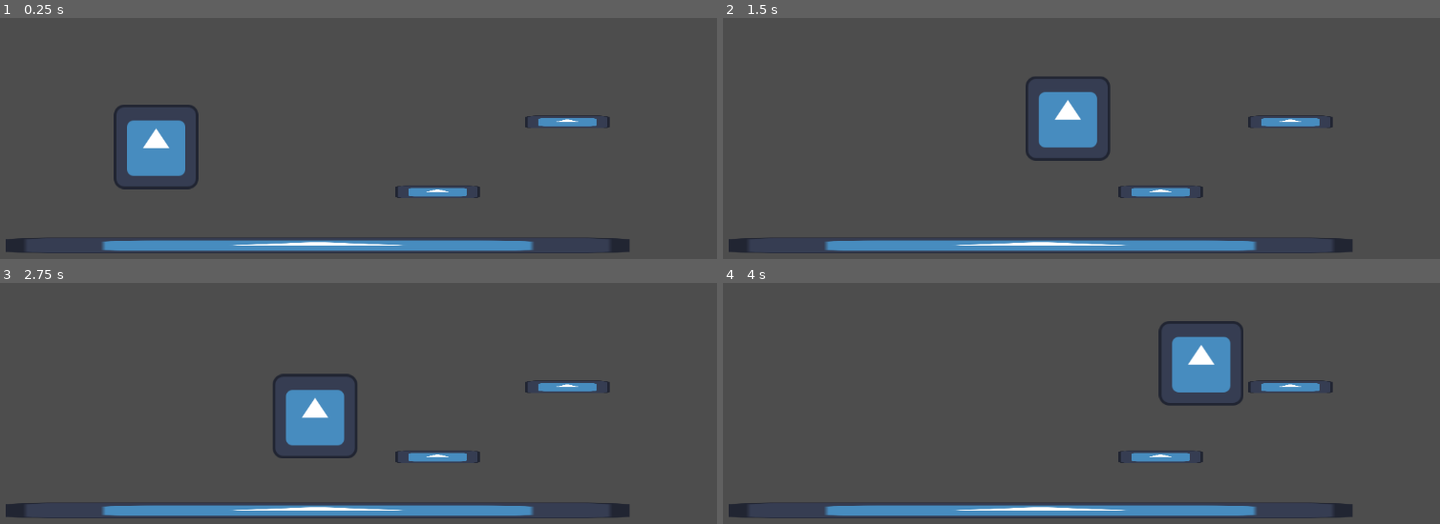
Above: before the commit, frames 1-4 (two rows, left to right).
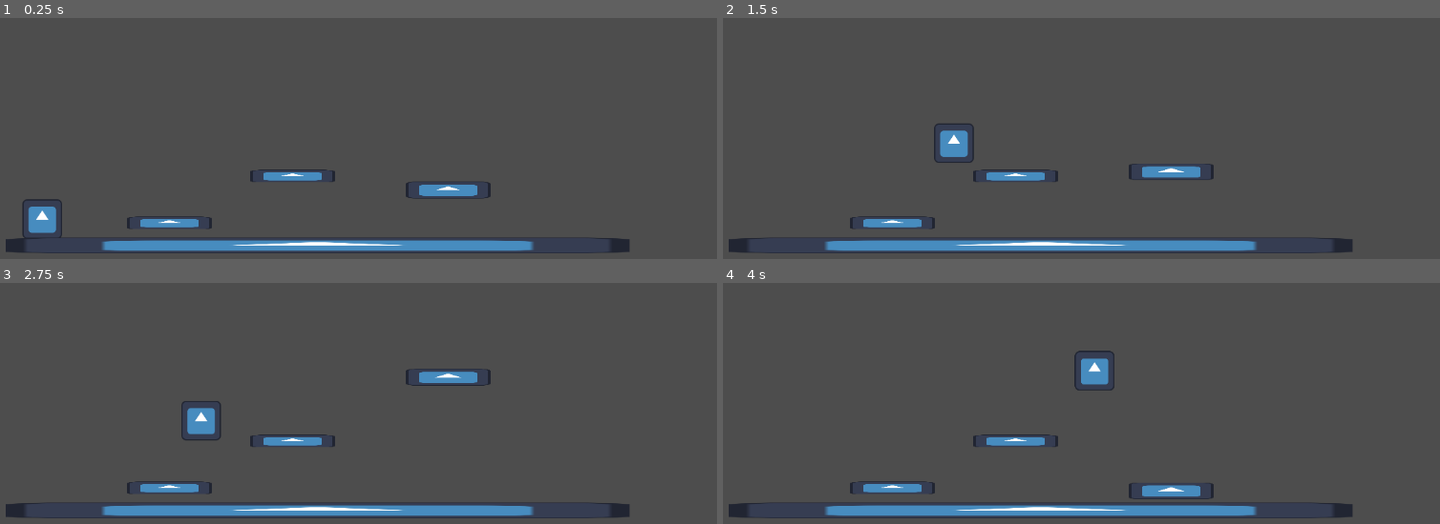
Above: after the commit, the same moments.

Repository: DecianDev365/Little-Locksmith-Game
Game: Godot game, scene res://main.tscn
The game is run twice, just before and just after one commit, with the same random seed, the same clock (stepped at 60 frames per second) and the same inputs. The engine's default icon, where the game draws it, is replaced by a stand-in: a white triangle on a blue panel in a dark square.
Inputs:
- Up to frame 1 (0.25 s): no input
- Up to frame 2 (1.5 s): tap Enter (ui_accept) at 0.5, 0.77 s; hold Right (ui_right) from 0.53 s (still down)
- Up to frame 3 (2.75 s): tap Enter (ui_accept) at 1.52 s; release Right (ui_right) at 2.03 s; hold Left (ui_left) from 2.03 s (still down)
- Up to frame 4 (4 s): release Left (ui_left) at 2.78 s; hold Right (ui_right) from 2.78 s (still down); tap Enter (ui_accept) at 3.02, 3.77 s

The runs differ from the first frame. In frame 1, 4.6% of the frame differs, in the area x 3-86%, y 35-92%; in frame 2, 5.1%, in the area x 17-86%, y 24-88%; in frame 3, 4.6%; in frame 4, 5.0%.

Commit message:
added a moving platform

Diff:
--- a/a-lock's-little-locksmith/main.tscn
+++ b/a-lock's-little-locksmith/main.tscn
@@ -2,9 +2,10 @@
 
 [ext_resource type="Script" uid="uid://bwv8ct7kba3cs" path="res://character_body_2d.gd" id="1_0xm2m"]
 [ext_resource type="Texture2D" uid="uid://c8lmbpp55c1cn" path="res://icon.svg" id="2_h2yge"]
+[ext_resource type="Script" uid="uid://umgdiqj8bpgb" path="res://moving_platform.gd" id="3_h2yge"]
 
 [sub_resource type="RectangleShape2D" id="RectangleShape2D_1bvp3"]
-size = Vector2(124, 127)
+size = Vector2(57, 56.5)
 
 [sub_resource type="RectangleShape2D" id="RectangleShape2D_lquwl"]
 size = Vector2(935, 23)
@@ -12,17 +13,21 @@
 [sub_resource type="RectangleShape2D" id="RectangleShape2D_0xm2m"]
 size = Vector2(135, 26)
 
+[sub_resource type="RectangleShape2D" id="RectangleShape2D_7mycd"]
+size = Vector2(118.5, 28)
+
 [node name="Main" type="Node2D" unique_id=671246143]
 
 [node name="CharacterBody2D" type="CharacterBody2D" parent="." unique_id=552044761]
 script = ExtResource("1_0xm2m")
 
 [node name="Sprite2D" type="Sprite2D" parent="CharacterBody2D" unique_id=2133008603]
-position = Vector2(305, 272)
+position = Vector2(133, 402.00003)
+scale = Vector2(0.46875, 0.46875)
 texture = ExtResource("2_h2yge")
 
 [node name="CollisionShape2D" type="CollisionShape2D" parent="CharacterBody2D" unique_id=132973150]
-position = Vector2(307, 274)
+position = Vector2(134.5, 401.75)
 shape = SubResource("RectangleShape2D_1bvp3")
 
 [node name="StaticBody2D" type="StaticBody2D" parent="." unique_id=1197269504]
@@ -39,21 +44,33 @@
 [node name="platforms" type="StaticBody2D" parent="." unique_id=543781631]
 
 [node name="Sprite2D" type="Sprite2D" parent="platforms" unique_id=27949622]
-position = Vector2(730, 369)
+position = Vector2(325, 416)
 scale = Vector2(1, 0.1484375)
 texture = ExtResource("2_h2yge")
 
 [node name="CollisionShape2D" type="CollisionShape2D" parent="platforms" unique_id=505492570]
-position = Vector2(728, 371)
+position = Vector2(325, 416)
 shape = SubResource("RectangleShape2D_0xm2m")
 
 [node name="platforms2" type="StaticBody2D" parent="." unique_id=1833296956]
 
 [node name="Sprite2D" type="Sprite2D" parent="platforms2" unique_id=1808816595]
-position = Vector2(926, 263)
+position = Vector2(511, 345)
 scale = Vector2(1, 0.1484375)
 texture = ExtResource("2_h2yge")
 
 [node name="CollisionShape2D" type="CollisionShape2D" parent="platforms2" unique_id=72464468]
-position = Vector2(928, 264)
+position = Vector2(513, 345)
 shape = SubResource("RectangleShape2D_0xm2m")
+
+[node name="moving_platform" type="AnimatableBody2D" parent="." unique_id=394260381]
+script = ExtResource("3_h2yge")
+
+[node name="Sprite2D" type="Sprite2D" parent="moving_platform" unique_id=866201926]
+position = Vector2(746, 321.00003)
+scale = Vector2(1, 0.19921845)
+texture = ExtResource("2_h2yge")
+
+[node name="CollisionShape2D" type="CollisionShape2D" parent="moving_platform" unique_id=664797217]
+position = Vector2(742.75, 319)
+shape = SubResource("RectangleShape2D_7mycd")
--- /dev/null
+++ b/a-lock's-little-locksmith/moving_platform.gd
@@ -0,0 +1,14 @@
+extends AnimatableBody2D
+
+@export var move_distance: float = 100.0
+@export var move_speed: float = 2.0
+
+var start_y: float
+var time_passed: float = 0.0
+
+func _ready() -> void:
+	start_y = position.y
+
+func _physics_process(delta: float) -> void:
+	time_passed += delta * move_speed
+	position.y = start_y + sin(time_passed) * move_distance
Not shown, added: a-lock's-little-locksmith/moving_platform.gd.uid
